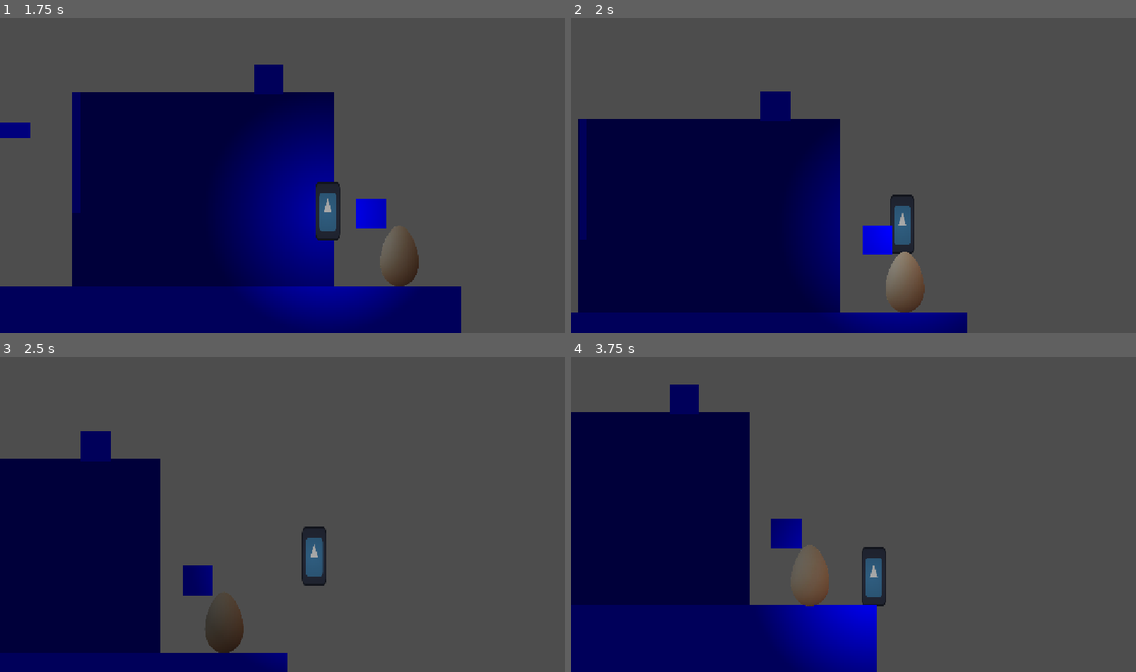
Above: before the commit, frames 1-4 (two rows, left to right).
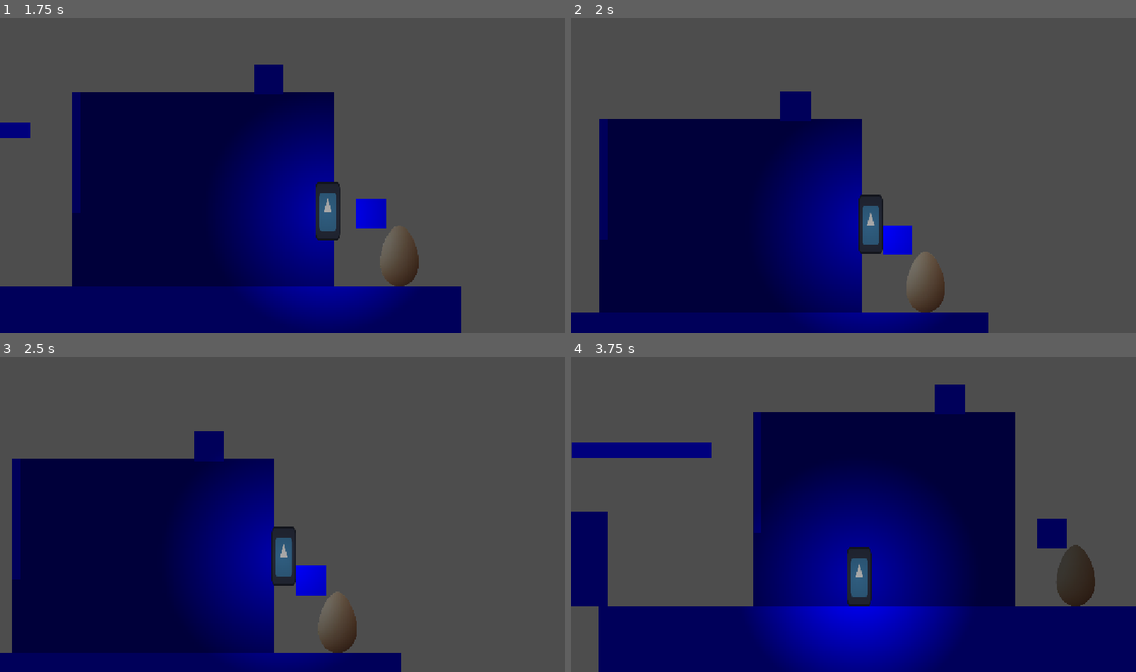
Above: after the commit, the same moments.

Repository: Triopking/Beat-Them-Up
Game: Godot game, scene res://Scenes/menu.tscn
Two runs of this game, one before a commit and one after it. Both use one fixed random seed, a clock stepped at 60 frames per second and the inputs below. The engine's default icon, where the game draws it, is replaced by a stand-in: a white triangle on a blue panel in a dark square.
Inputs:
- Up to frame 1 (1.75 s): click "Play" at 0.5 s; hold D (Right) from 1.28 s (still down); hold Shift (Sprint) from 1.28 s (still down); tap Space (Jump) at 1.52 s
- Up to frame 2 (2 s): keep holding D (Right); keep holding Shift (Sprint)
- Up to frame 3 (2.5 s): keep holding D (Right); release Shift (Sprint) at 2.03 s; tap Shift (Sprint) at 2.1 s; tap Space (Jump) at 2.27 s
- Up to frame 4 (3.75 s): release D (Right) at 2.78 s; hold Left (Left) 2.78-3.53 s; hold Shift (Sprint) 2.78-3.53 s; hold D (Right) from 3.53 s (still down); tap Shift (Sprint) at 3.6 s

Frame 1 is identical in both runs. In frame 2, 12% of the frame differs, in the area x 1-74%, y 23-100%; in frame 3, 18%; in frame 4, 61%, in the area x 0-100%, y 8-100%.

Commit message:
fixed shape (real)

Diff:
--- a/mechanic-gaunlet/basic_shape.tscn
+++ b/mechanic-gaunlet/basic_shape.tscn
@@ -14,6 +14,8 @@
 [node name="Basic Shape" type="Sprite2D" unique_id=115887287]
 texture = SubResource("GradientTexture2D_p8gn2")
 
-[node name="CollisionShape" type="CollisionShape2D" parent="." unique_id=1603819545]
+[node name="StaticBody2D" type="StaticBody2D" parent="." unique_id=1203669558]
+
+[node name="CollisionShape" type="CollisionShape2D" parent="StaticBody2D" unique_id=1603819545]
 position = Vector2(0, -3.8146973e-06)
 shape = SubResource("RectangleShape2D_poijg")
